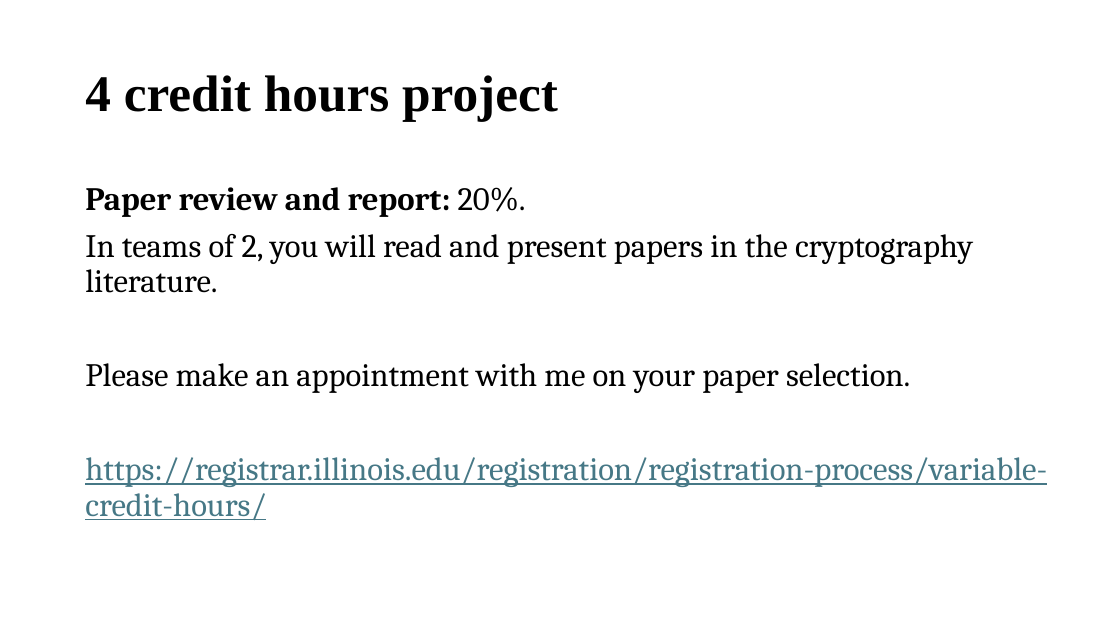
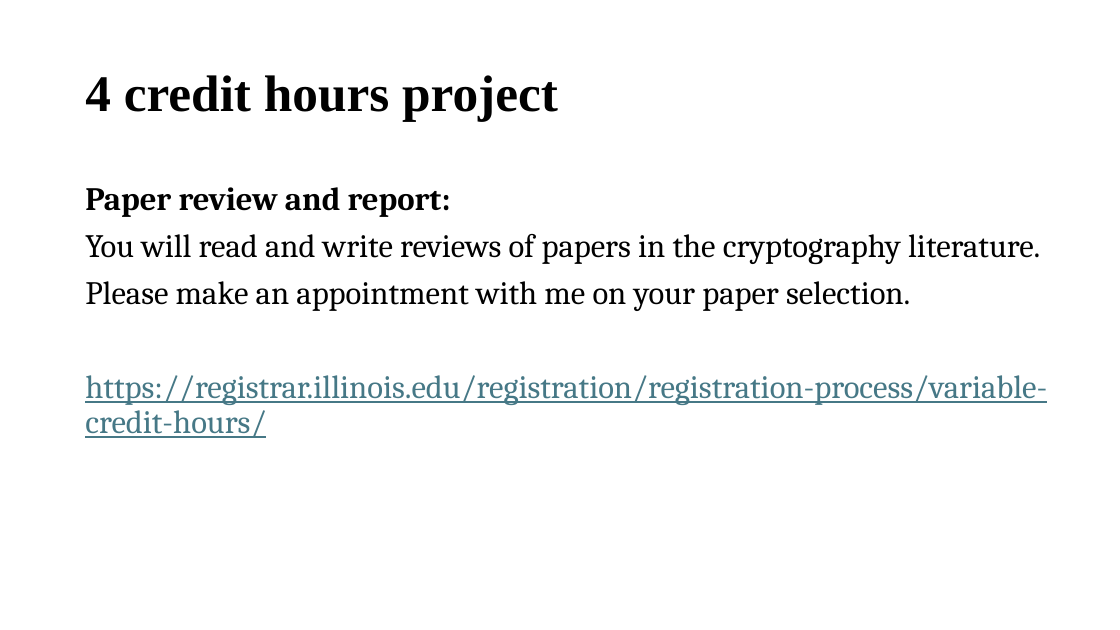
Before and after one commit to Ning0Luo/ning0luo.github.io, a slide deck: slide 7 of ece407/407-4562870-2026/lec1.pptx. Drawn at 1120x630 pixels with LibreOffice and Linux fonts; fonts in the diff are those of the drawing. Boxes give left, top, right and bottom in pixels: in the first picture for what was removed or moved away, otherwise in the second. Text is boxed around its words. In the diff, an @@ line names an element or a change of style, - is before the commit and + after.

```diff
--- a/ece407/407-4562870-2026/lec1.pptx
+++ b/ece407/407-4562870-2026/lec1.pptx
@@ text at [85, 187, 1040, 264]: text changed @@
-Paper review and report: 20%.
-In teams of 2, you will read and present papers in the cryptography literature.
+Paper review and report:
+You will read and write reviews of papers in the cryptography literature.
```
Also in this commit, not shown: 10 other slides changed, 2 slides added, 1 slide removed, 12 other files.
